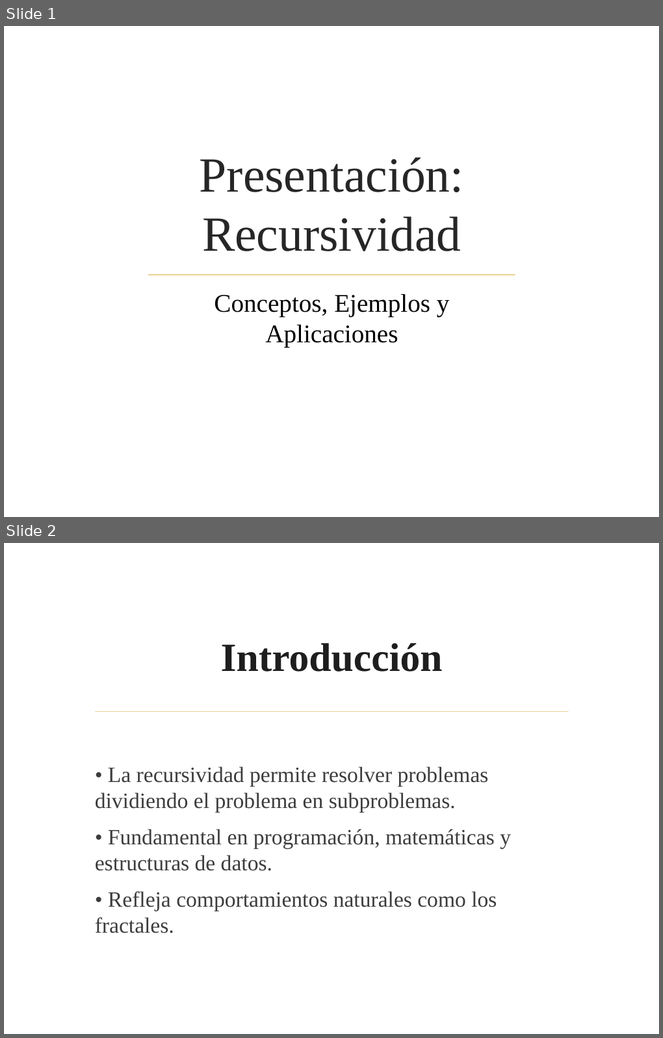
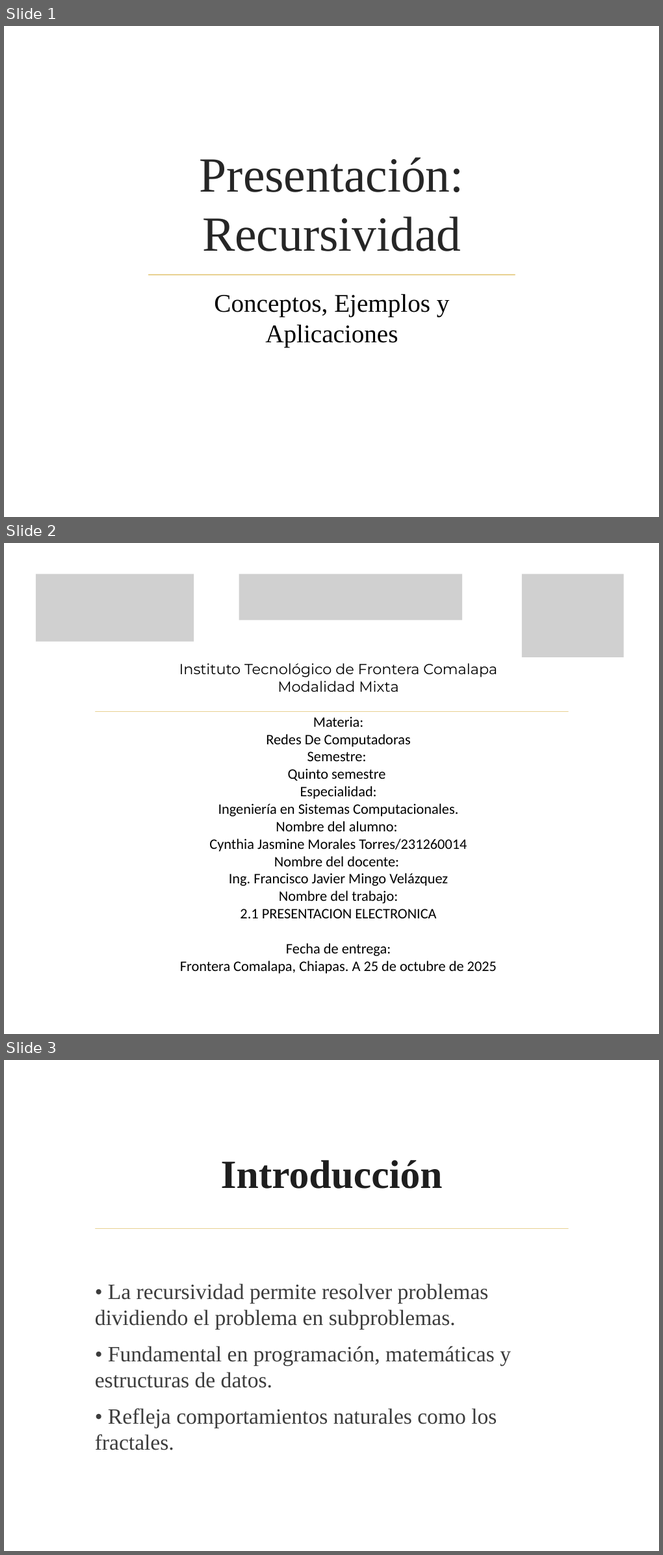
Before and after one commit to Cynthia21Morales/EstructuraDeDatos_CynthiaJasmineMT, a slide deck: Unidad 2/2.1 PRESENTACION ELECTRONICA-CYNTHIA JASMINE MORALES TORRES.pptx. Shown one above the other, each under a label of ours: slides 1 and 2 before the commit, slides 1, 2 and 3 after it. The pictures are 663x1038 and 663x1555 pixels, drawn with LibreOffice and Linux fonts; fonts in the diff are those of the drawing; grey boxes stand for pictures; background and template pictures are left out. Boxes give left, top, right and bottom in pixels: in the first picture for what was removed or moved away, otherwise in the second. Text is boxed around its words. In the diff, an @@ line names an element or a change of style, - is before the commit and + after.

```diff
--- a/Unidad 2/2.1 PRESENTACION ELECTRONICA-CYNTHIA JASMINE MORALES TORRES.pptx
+++ b/Unidad 2/2.1 PRESENTACION ELECTRONICA-CYNTHIA JASMINE MORALES TORRES.pptx
@@ slide 2 added at (4, 543, 659, 1034), background picture (left out); not listed: 1 template element that a slide beside it also shows @@
@@ picture added at (36, 574, 194, 641) @@
@@ picture added at (239, 574, 463, 620) @@
@@ picture added at (522, 574, 624, 657) @@
@@ text added at (180, 663, 497, 974), 16 pt, text #000000 @@
+Instituto Tecnológico de Frontera Comalapa
+Modalidad Mixta
+Materia:
+Redes De Computadoras
+Semestre:
+Quinto semestre
+Especialidad:
+Ingeniería en Sistemas Computacionales.
+Nombre del alumno:
+Cynthia Jasmine Morales Torres/231260014
+Nombre del docente:
+Ing. Francisco Javier Mingo Velázquez
+Nombre del trabajo:
+2.1 PRESENTACION ELECTRONICA
+Fecha de entrega:
+Frontera Comalapa, Chiapas. A 25 de octubre de 2025
@@ what was slide 2 is now slide 3 @@
```
Also in this commit, not shown: 59 other files.
